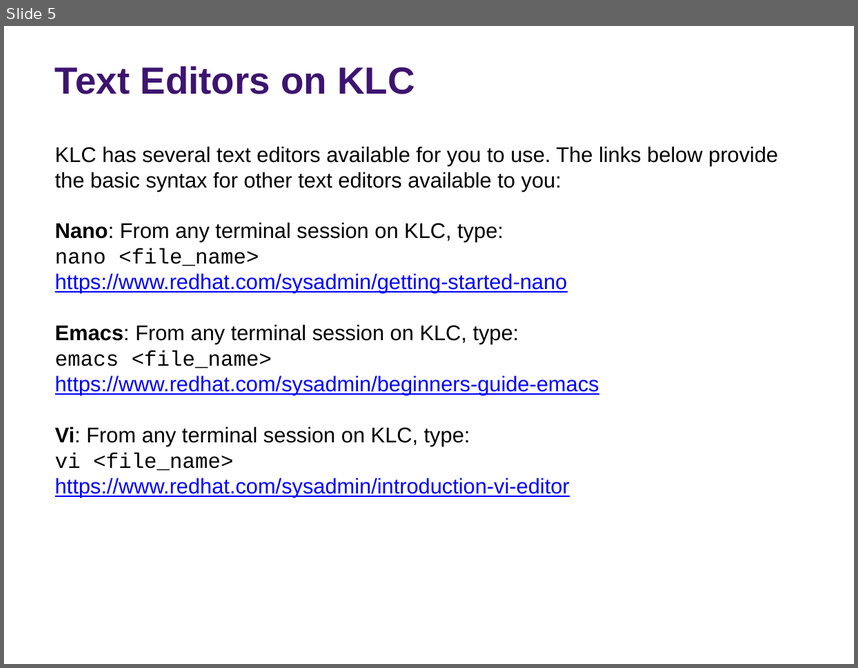
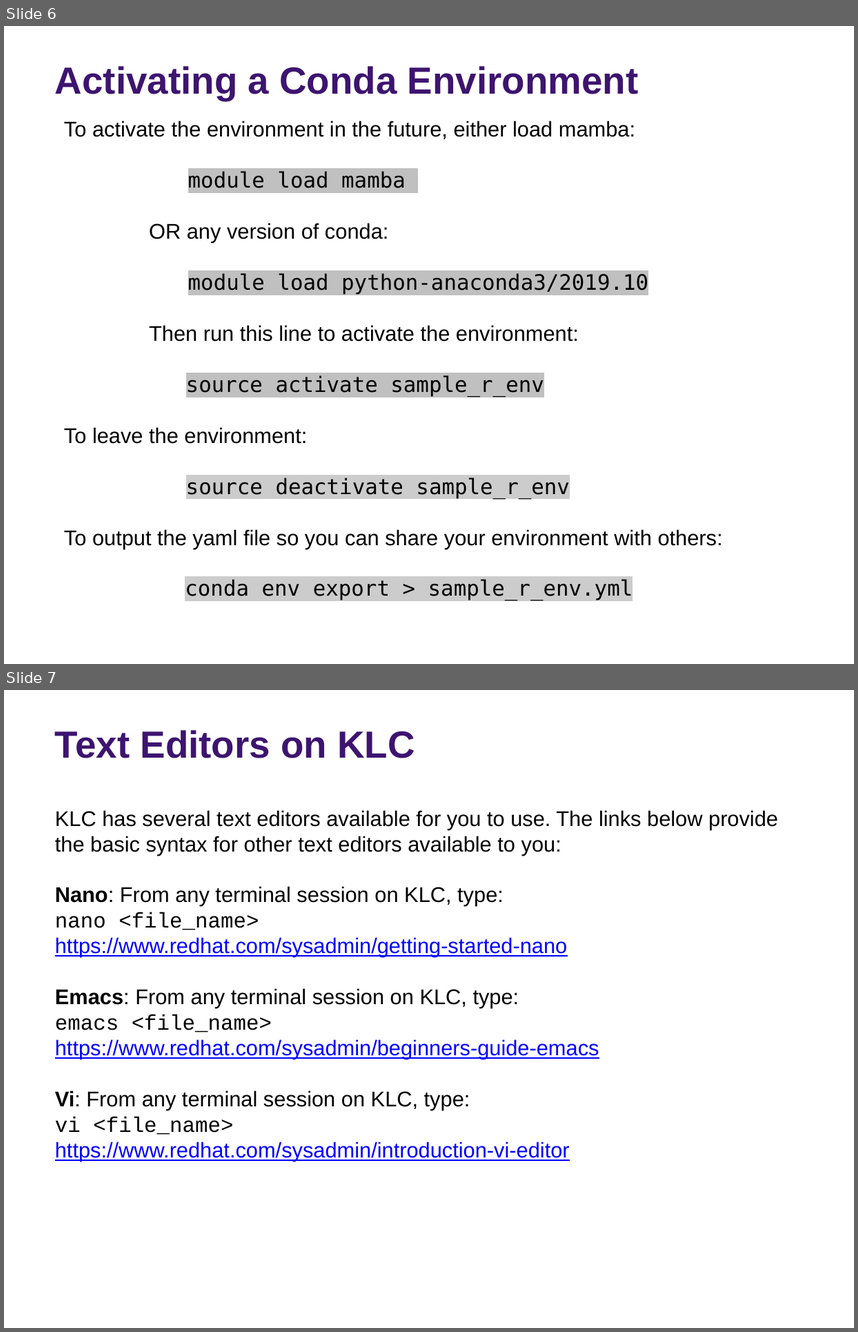
Before and after one commit to rs-kellogg/2023-phd-workshop, a slide deck: session-1/Session 1 - KLC Introduction.pptx. Shown one above the other, each under a label of ours: slide 5 before the commit, slides 6 and 7 after it. The pictures are 858x668 and 858x1332 pixels, drawn with LibreOffice and Linux fonts; fonts in the diff are those of the drawing; background and template pictures are left out. Boxes give left, top, right and bottom in pixels: in the first picture for what was removed or moved away, otherwise in the second. Text is boxed around its words. In the diff, an @@ line names an element or a change of style, - is before the commit and + after.

```diff
--- a/session-1/Session 1 - KLC Introduction.pptx
+++ b/session-1/Session 1 - KLC Introduction.pptx
@@ slide 6 added at [4, 26, 854, 664], background picture (left out) @@
@@ title added at [55, 66, 639, 101], 32 pt, text #3D146F, bold @@
+Activating a Conda Environment
@@ text added at [64, 121, 723, 600], 18 pt, text #000000 @@
+To activate the environment in the future, either load mamba:
+module load mamba
+OR any version of conda:
+module load python-anaconda3/2019.10
+Then run this line to activate the environment:
+source activate sample_r_env
+To leave the environment:
+source deactivate sample_r_env
+To output the yaml file so you can share your environment with others:
+conda env export > sample_r_env.yml
@@ text added at [429, 631, 811, 664], 10 pt, text #FFFFFF @@
+WRDSl
@@ page number added at [811, 631, 851, 664], 10 pt, text #FFFFFF @@
+6
@@ what was slide 5 is now slide 7 @@
```
Also in this commit, not shown: 1 other slide added.
